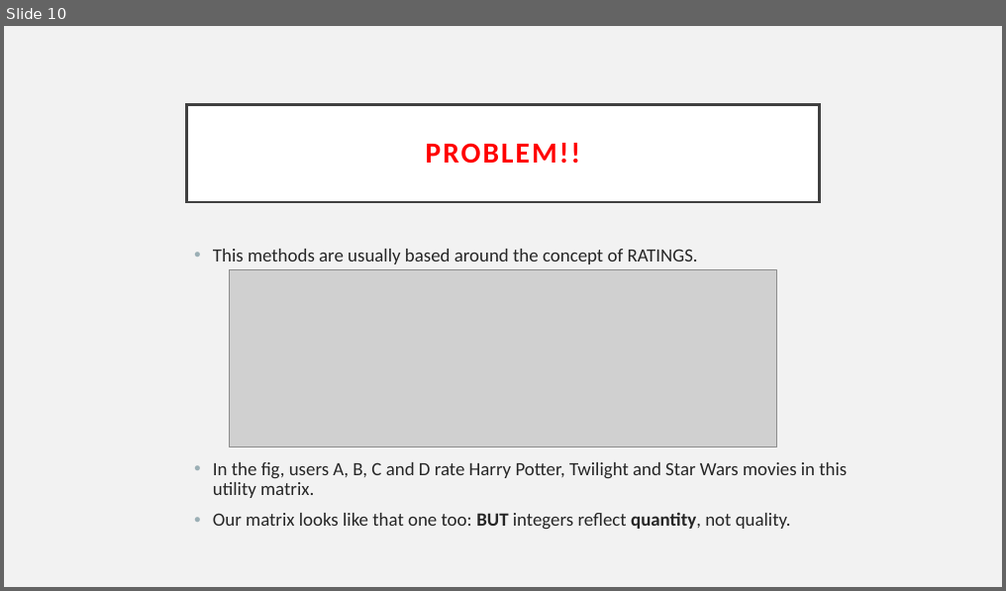
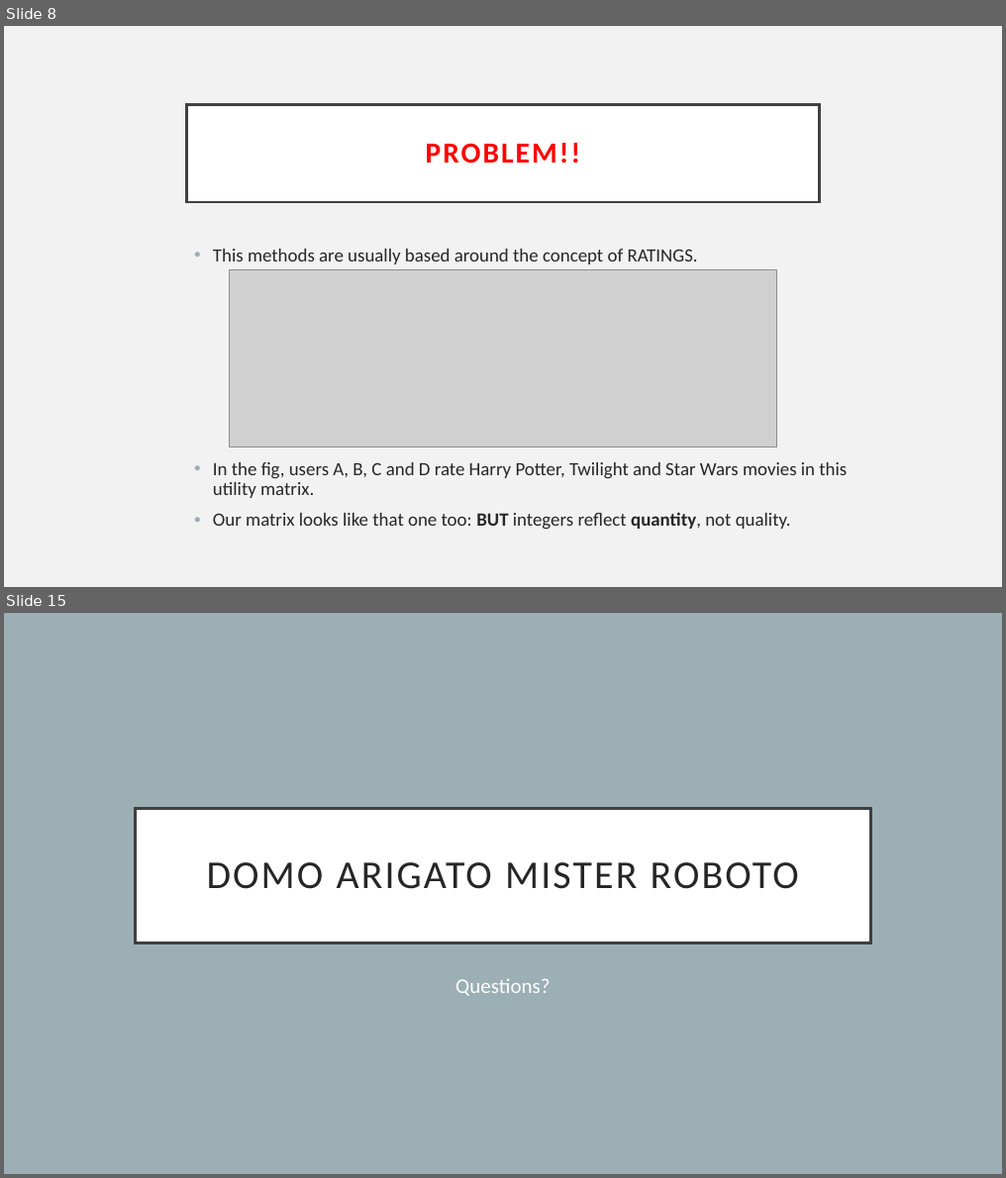
Before and after one commit to alexing/musicmagal, a slide deck: presentation.pptx. Shown one above the other, each under a label of ours: slide 10 before the commit, slides 8 and 15 after it; the slides between them are not shown. The pictures are 1006x591 and 1006x1178 pixels, drawn with LibreOffice and Linux fonts; fonts in the diff are those of the drawing; grey boxes stand for pictures. Boxes give left, top, right and bottom in pixels: in the first picture for what was removed or moved away, otherwise in the second. Text is boxed around its words. In the diff, an @@ line names an element or a change of style, - is before the commit and + after.

```diff
--- a/presentation.pptx
+++ b/presentation.pptx
@@ slide 15 added at box(4, 613, 1002, 1174), background #9BAFB5 @@
@@ title added at box(135, 808, 871, 943), fill #FFFFFF, outline #404040 3 pt, 38 pt, text #262626 @@
+DOMO ARIGATO MISTER ROBOTO
@@ subtitle added at box(455, 979, 549, 996), 20 pt, text #FFFFFF @@
+Questions?
@@ what was slide 10 is now slide 8 @@
```
Also in this commit, not shown: 2 slides changed, 7 other slides added, 5 slides removed.
